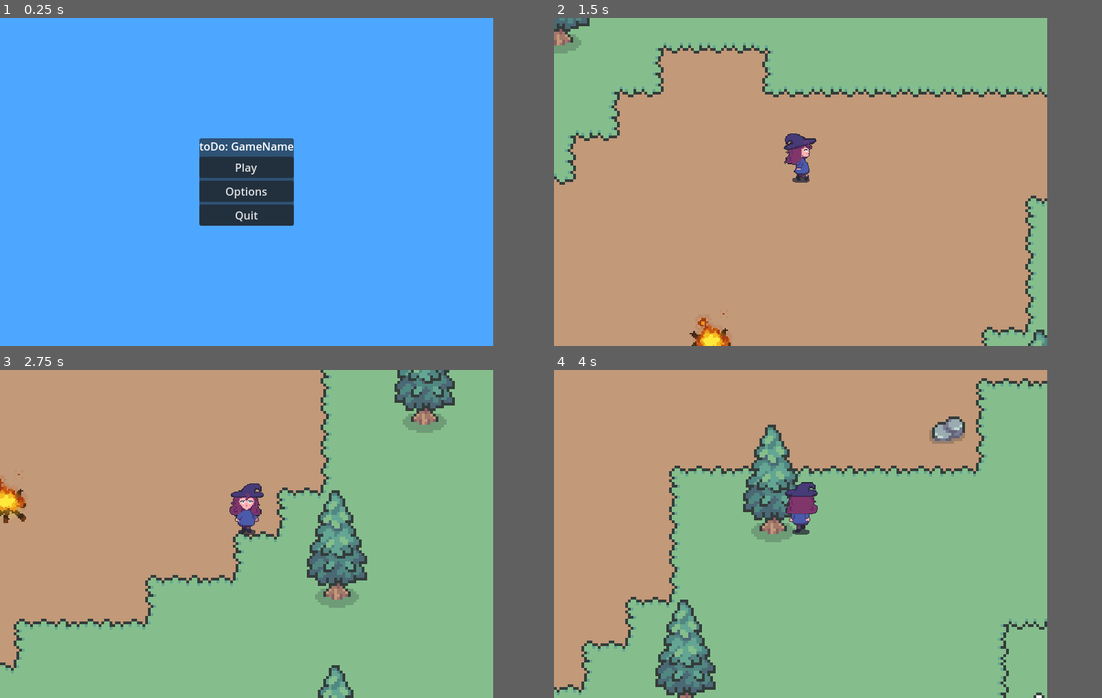
Above: before the commit, frames 1-4 (two rows, left to right).
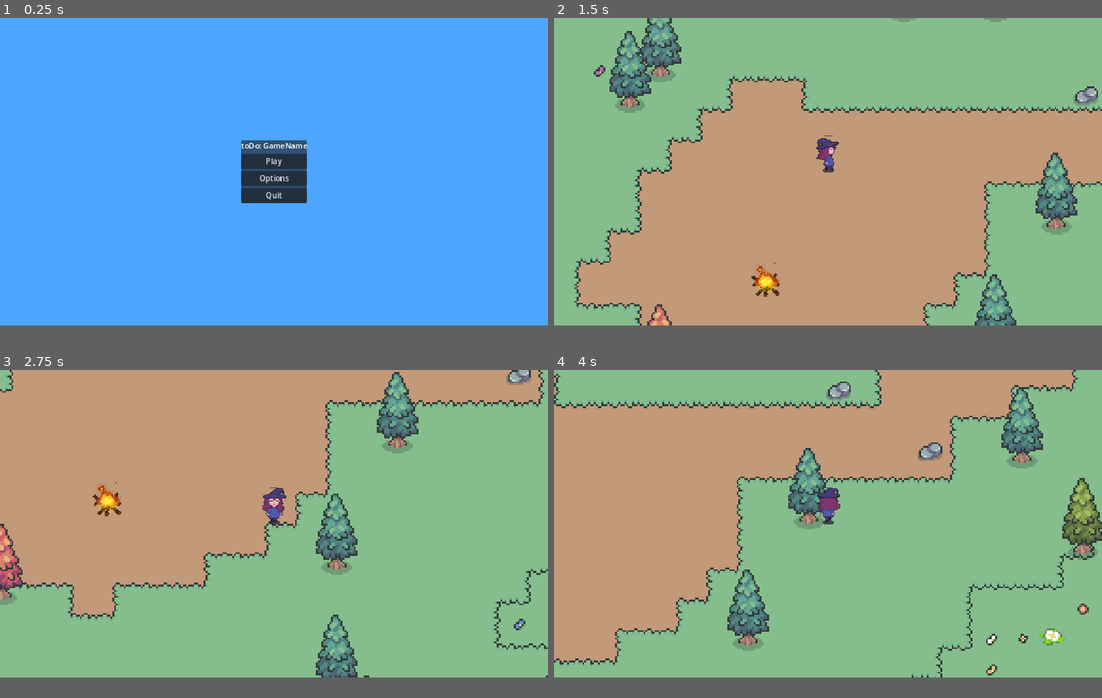
Above: after the commit, the same moments.

Repository: Sopheruss/ForestOfWonders_KikisAdventure
Game: Godot game, scene res://MenuStuff/MenuScenes/menu.tscn
Same seed, same stepped clock (60 frames per second), same inputs: the game is played once before the commit and once after it.
Inputs:
- Up to frame 1 (0.25 s): no input
- Up to frame 2 (1.5 s): click "Play" at 0.5 s; hold D (right) from 1.28 s (still down); hold E (interact) from 1.28 s (still down)
- Up to frame 3 (2.75 s): release D (right) at 2.03 s; release E (interact) at 2.03 s; hold S (down) from 2.03 s (still down); tap E (interact) at 2.1 s
- Up to frame 4 (4 s): release S (down) at 2.78 s; hold D (right) 2.78-3.53 s; hold E (interact) 2.78-3.53 s; hold W (up) from 3.53 s (still down); tap E (interact) at 3.6 s
In our replay, the window is 720x480 before the commit and 800x450 after it. These sizes can differ from the game's own. Grey fills any space a smaller window leaves; there, only what the larger window draws over its background counts as a difference.

The runs differ from the first frame. In frame 1, 3.8% of the frame differs, in the area x 36-57%, y 36-64%; in frame 2, 28%, in the area x 0-100%, y 0-100%; in frame 3, 17%; in frame 4, 27%.

Commit message:
"esc" now cloeses the game (fullscreen)
change: add functionality to main script so that pressing escape while in fullscreen closes the game

Diff:
--- a/main.gd
+++ b/main.gd
@@ -1,5 +1,4 @@
 extends Node
-
 
 # Called when the node enters the scene tree for the first time.
 func _ready() -> void:
@@ -8,4 +7,7 @@
 
 # Called every frame. 'delta' is the elapsed time since the previous frame.
 func _process(delta: float) -> void:
-	pass
+	if Input.is_action_pressed("esc"):
+		get_tree().quit()
+	else:
+		pass
--- a/project.godot
+++ b/project.godot
@@ -22,8 +22,7 @@
 
 [display]
 
-window/size/viewport_width=720
-window/size/viewport_height=480
+window/size/mode=3
 window/stretch/mode="canvas_items"
 
 [dotnet]
